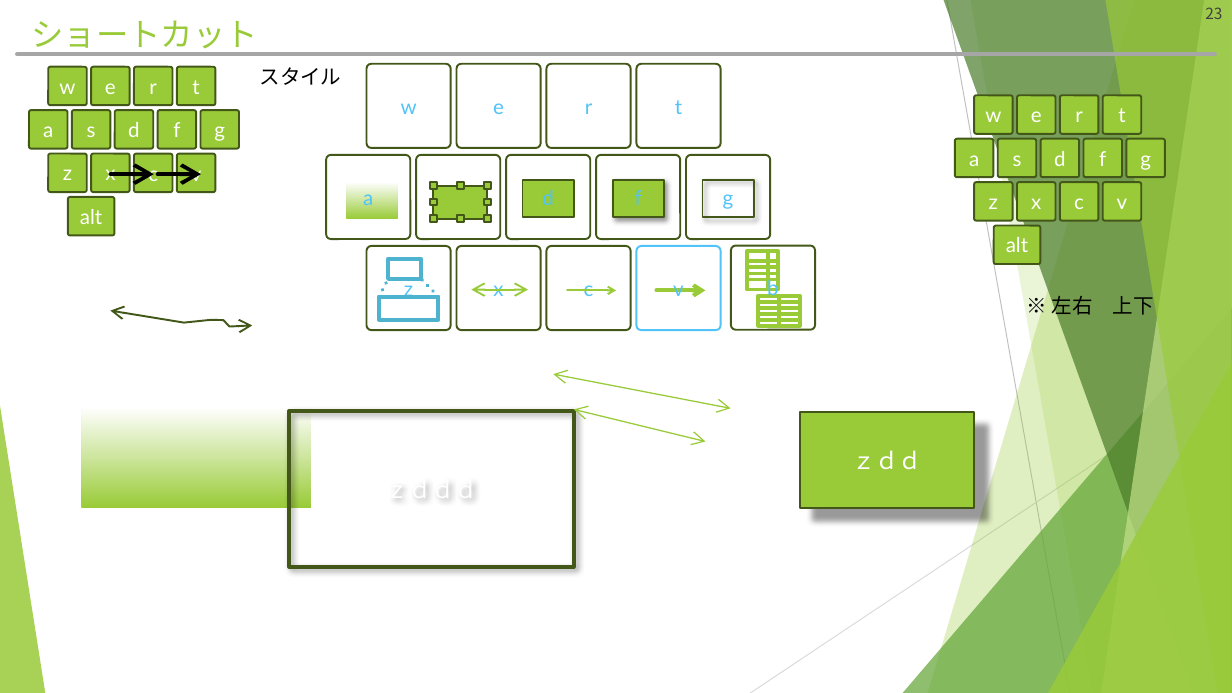
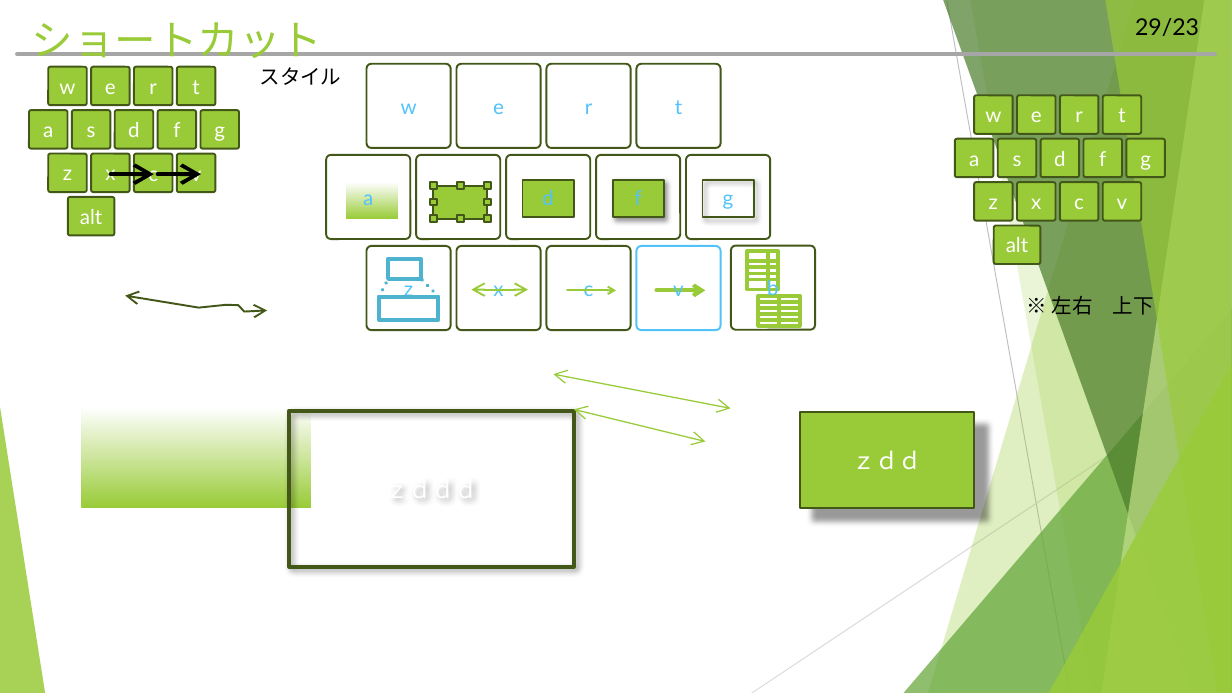
Before and after one commit to hitsuji-ga-u/pawapo, a slide deck: slide 30 of slide/customUI_debug.pptm (slide 23 before the commit). Drawn at 1232x693 pixels with LibreOffice and Linux fonts; fonts in the diff are those of the drawing. Boxes give left, top, right and bottom in pixels: in the first picture for what was removed or moved away, otherwise in the second. Text is boxed around its words. In the diff, an @@ line names an element or a change of style, - is before the commit and + after.

```diff
--- a/slide/customUI_debug.pptm
+++ b/slide/customUI_debug.pptm
@@ title "ショートカット" at (31,22,322,58): size 25.2 to 32.4 pt @@
@@ outline redrawn in 5 elements at (928,0,1232,693), (970,0,1232,693), (944,0,1232,693), (1102,0,1232,693), (1105,0,1232,693) @@
@@ page number at (1135,18,1199,36): text changed; size 12 to 18 pt; font Noto Sans CJK JP to Lato; text colour #404040 to #000000 @@
-23
+29/23
@@ freeform shape: place and size @@
-freeform shape at (110,311,252,326)
+freeform shape at (125,296,267,311)
```
Also in this commit, not shown: 24 other slides changed, 10 slides added, 1 slide removed, 8 other files.
